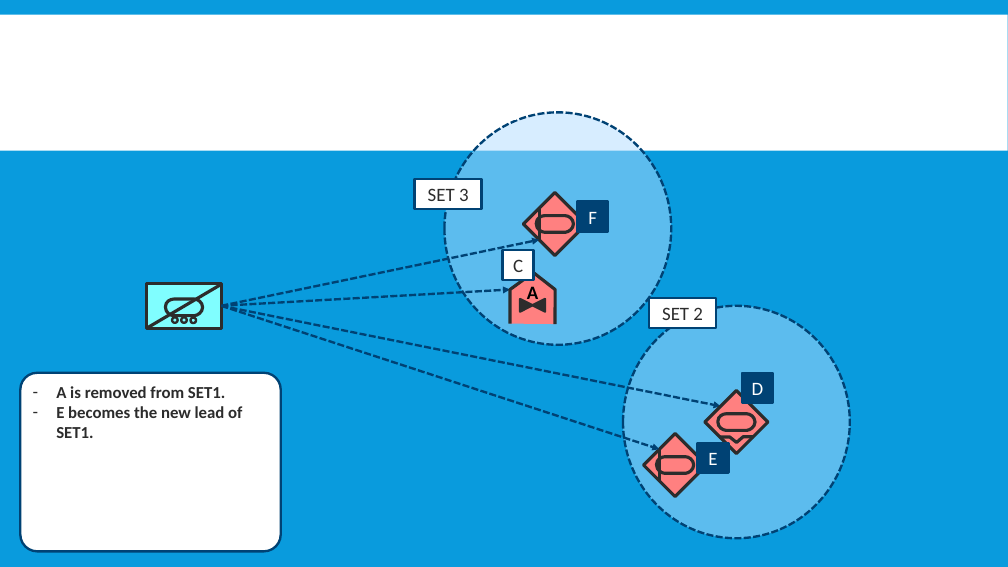
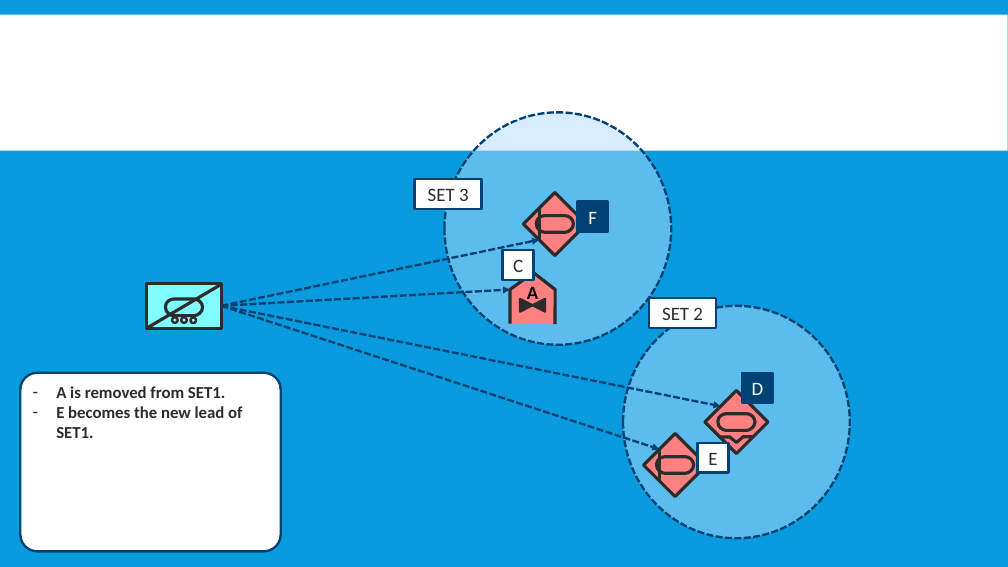
Before and after one commit to FlightControl-Master/MOOSE, a slide deck: slide 20 of Moose Training/Presentations/DCS World - MOOSE - Detection - Part 1 - Explanation.pptx. Drawn at 1008x567 pixels with LibreOffice and Linux fonts; fonts in the diff are those of the drawing; background and template pictures are left out. Boxes give left, top, right and bottom in pixels: in the first picture for what was removed or moved away, otherwise in the second. Text is boxed around its words. In the diff, an @@ line names an element or a change of style, - is before the commit and + after.

```diff
--- a/Moose Training/Presentations/DCS World - MOOSE - Detection - Part 1 - Explanation.pptx
+++ b/Moose Training/Presentations/DCS World - MOOSE - Detection - Part 1 - Explanation.pptx
@@ rectangle "E" at (x1=698, y1=443, x2=729, y2=473): text colour #FFFFFF to #2C2C2C; fill #004274 to #FFFFFF @@
```
Also in this commit, not shown: 2 other slides changed.
